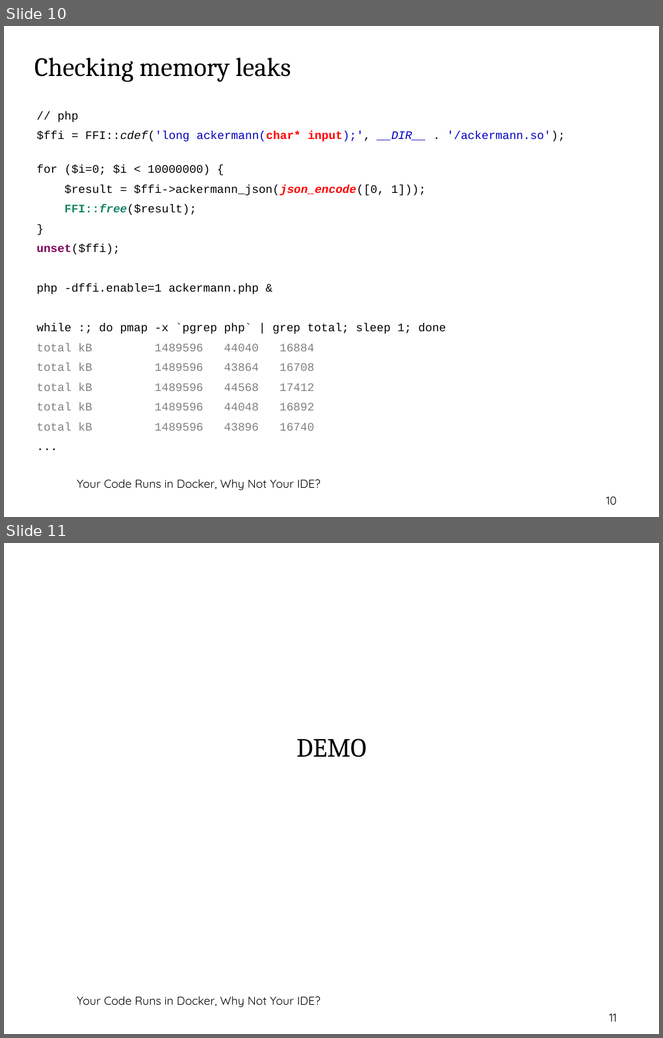
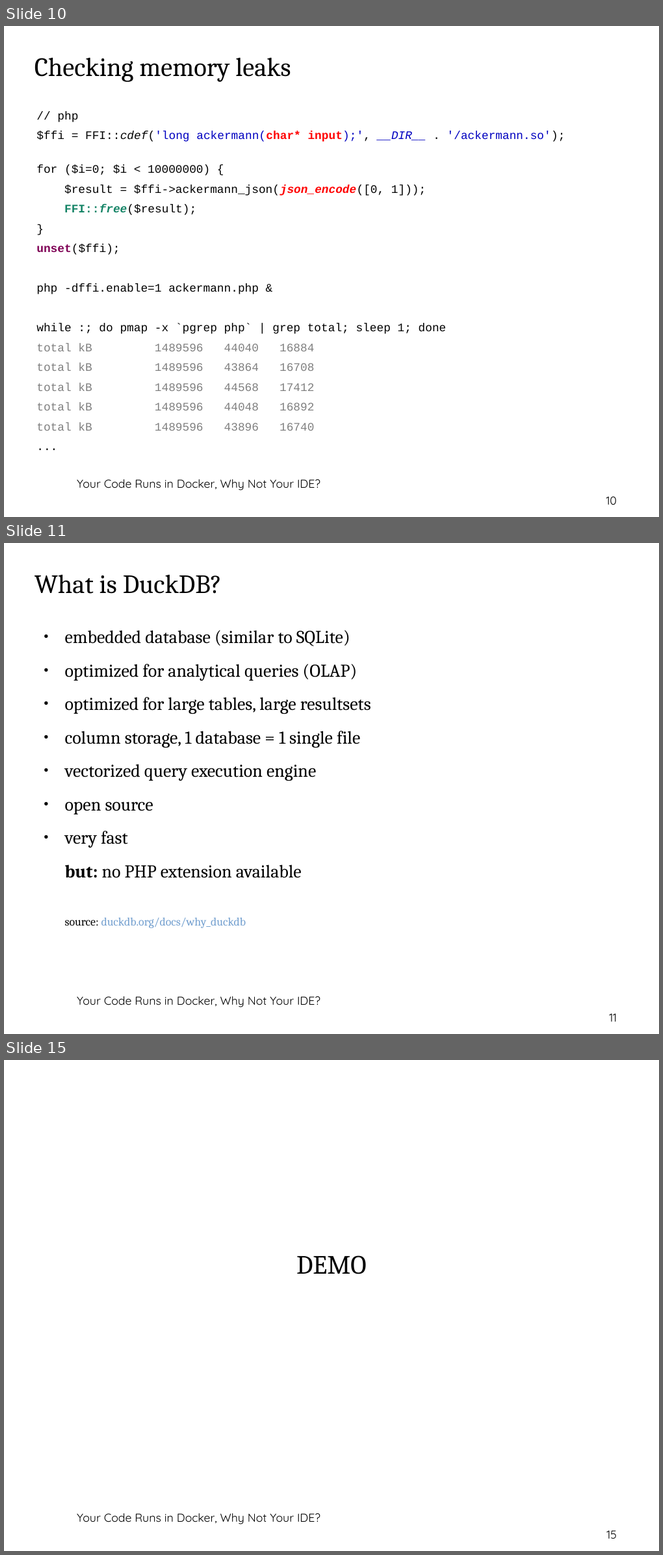
Before and after one commit to thomasbley/php-go-integration, a slide deck: getting_started_with_php_ffi.odp. Shown one above the other, each under a label of ours: slides 10 and 11 before the commit, slides 10, 11 and 15 after it; the slides between them are not shown. The pictures are 663x1038 and 663x1555 pixels, drawn with LibreOffice and Linux fonts; fonts in the diff are those of the drawing; background and template pictures are left out. Boxes give left, top, right and bottom in pixels: in the first picture for what was removed or moved away, otherwise in the second. Text is boxed around its words. In the diff, an @@ line names an element or a change of style, - is before the commit and + after.

```diff
--- a/getting_started_with_php_ffi.odp
+++ b/getting_started_with_php_ffi.odp
@@ slide 11 added at (x1=4, y1=543, x2=659, y2=1034), background picture (left out); not listed: 1 template element that a slide beside it also shows @@
@@ title added at (x1=35, y1=574, x2=222, y2=594), 32 pt, text #000000 @@
+What is DuckDB?
@@ text added at (x1=65, y1=630, x2=371, y2=928), 22 pt, text #000000 @@
+● embedded database (similar to SQLite)
+● optimized for analytical queries (OLAP)
+● optimized for large tables, large resultsets
+● column storage, 1 database = 1 single file
+● vectorized query execution engine
+● open source
+● very fast
+but: no PHP extension available
+source: duckdb.org/docs/why_duckdb
@@ page number added at (x1=609, y1=1014, x2=617, y2=1022), 14 pt, text #000000 @@
+11
@@ what was slide 11 is now slide 15 @@
@@ page number at (x1=607, y1=1531, x2=617, y2=1539): text changed @@
-11
+15
```
Also in this commit, not shown: 3 slides changed, 3 other slides added, 1 other file.
